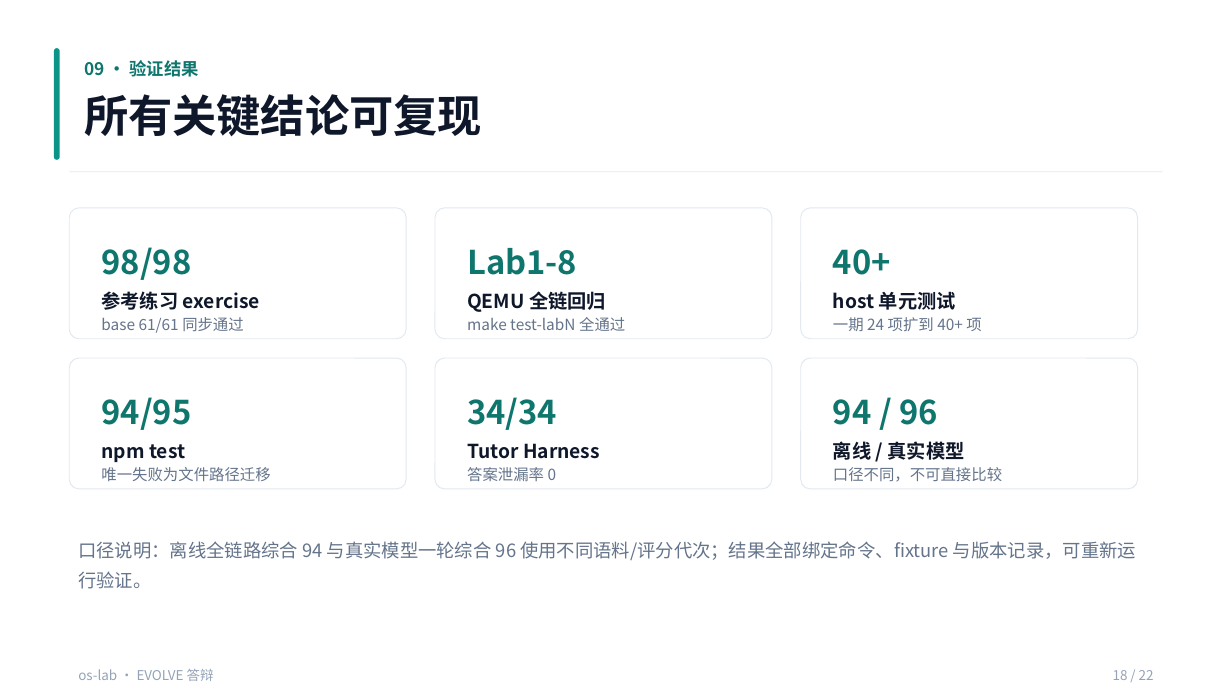
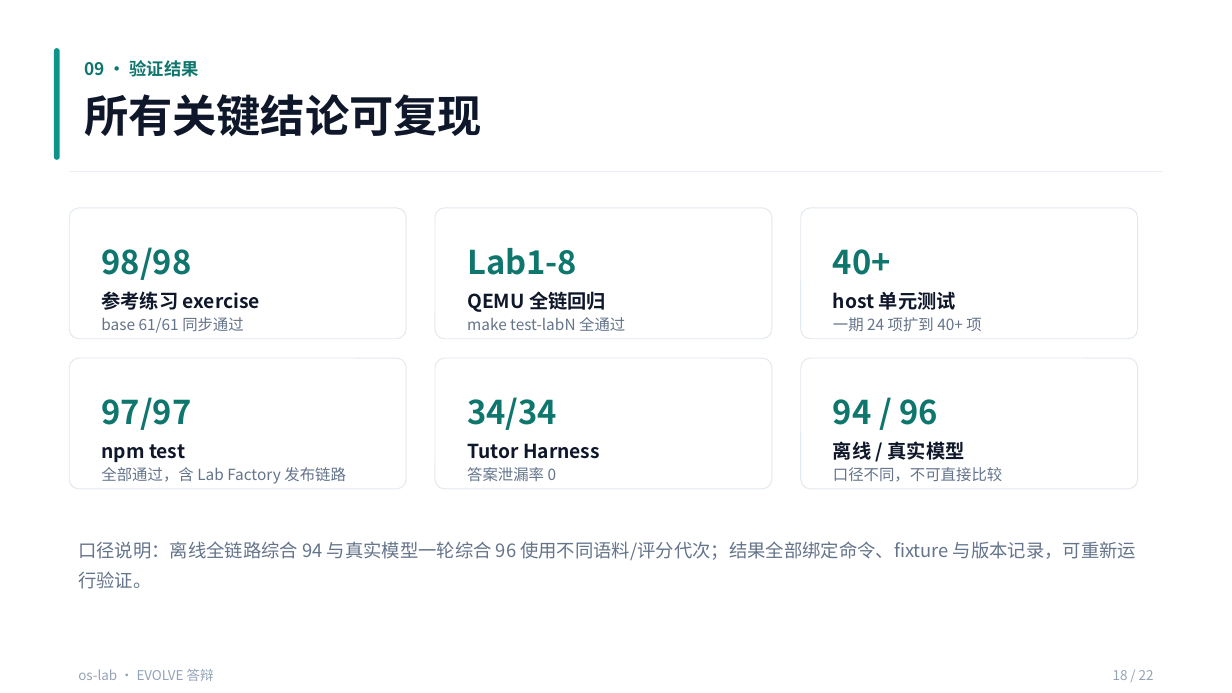
Before and after one commit to AM-SuSh/EVOLVE, a slide deck: slide 18 of 复赛PPT.pptx. Drawn at 1232x693 pixels with LibreOffice and Linux fonts; fonts in the diff are those of the drawing. Boxes give left, top, right and bottom in pixels: in the first picture for what was removed or moved away, otherwise in the second. Text is boxed around its words. In the diff, an @@ line names an element or a change of style, - is before the commit and + after.

```diff
--- a/复赛PPT.pptx
+++ b/复赛PPT.pptx
@@ text at (101,397,191,430): text changed @@
-94/95
+97/97
@@ text at (101,467,346,484): text changed @@
-唯一失败为文件路径迁移
+全部通过，含 Lab Factory 发布链路
```
Also in this commit, not shown: 5 other files.
